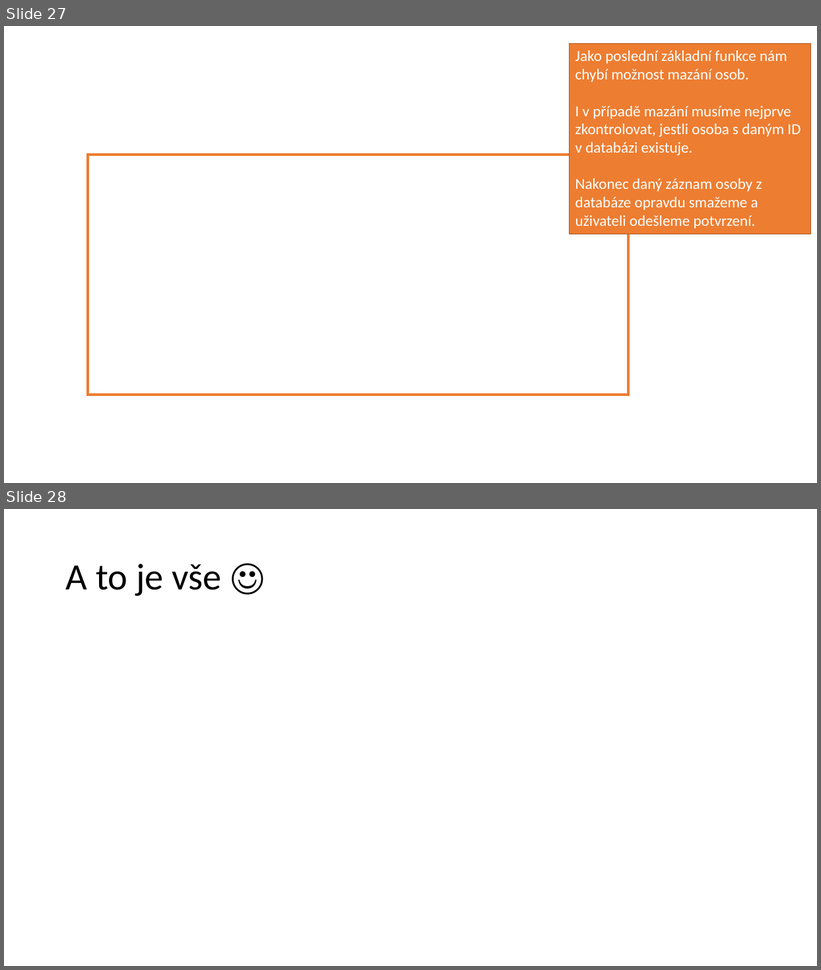
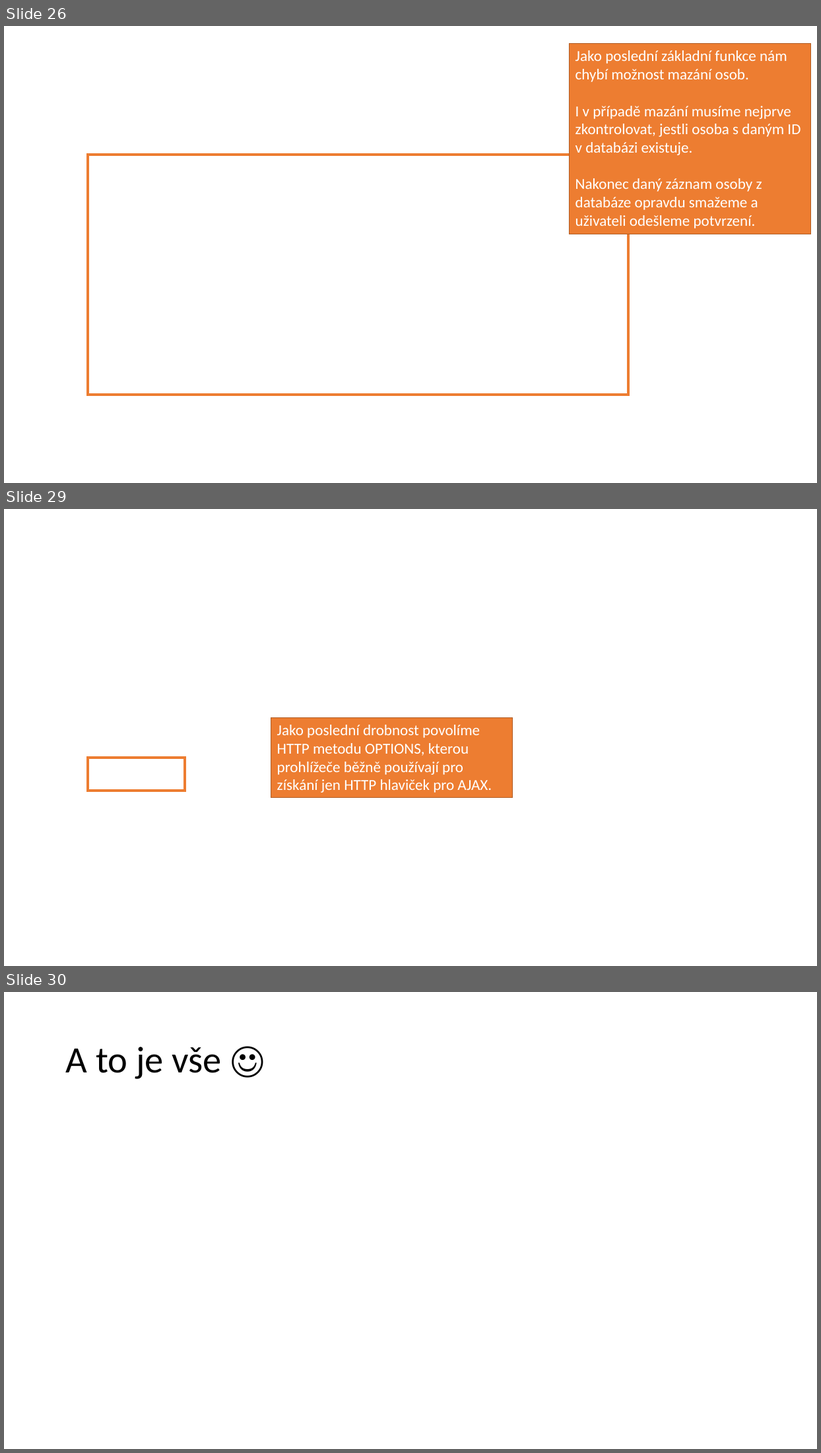
Before and after one commit to 4iz278/cviceni, a slide deck: 15-rest-api/15-api-persons/prezentace-postup-vyvoje-rest-api.pptx. Shown one above the other, each under a label of ours: slides 27 and 28 before the commit, slides 26, 29 and 30 after it; the slides between them are not shown. The pictures are 821x970 and 821x1453 pixels, drawn with LibreOffice and Linux fonts; fonts in the diff are those of the drawing; background and template pictures are left out. Boxes give left, top, right and bottom in pixels: in the first picture for what was removed or moved away, otherwise in the second. Text is boxed around its words. In the diff, an @@ line names an element or a change of style, - is before the commit and + after.

```diff
--- a/15-rest-api/15-api-persons/prezentace-postup-vyvoje-rest-api.pptx
+++ b/15-rest-api/15-api-persons/prezentace-postup-vyvoje-rest-api.pptx
@@ slide 29 added at box(4, 509, 817, 966), background picture (left out) @@
@@ rectangle added at box(271, 718, 513, 797), fill #ED7D31, outline #AF5C24 1 pt, 18 pt, text #FFFFFF @@
+Jako poslední drobnost povolíme HTTP metodu OPTIONS, kterou prohlížeče běžně používají pro získání jen HTTP hlaviček pro AJAX.
@@ rectangle added at box(88, 758, 185, 791), outline #ED7D31 3 pt @@
@@ what was slide 27 is now slide 26 @@
@@ what was slide 28 is now slide 30 @@
```
Also in this commit, not shown: 3 slides changed, 2 other slides added, 1 slide removed, 24 other files.
